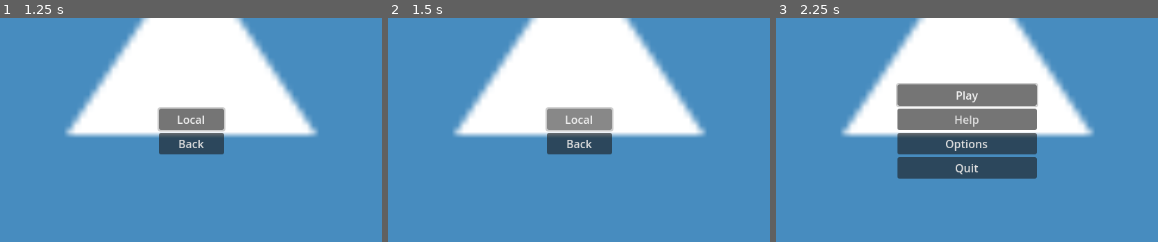
Above: before the commit, frames 1-3 (left to right).
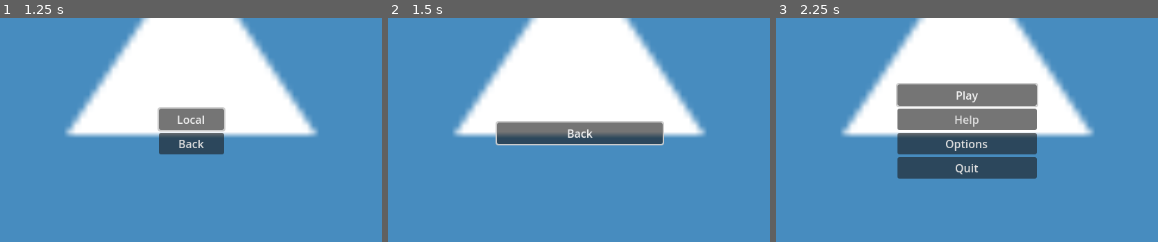
Above: after the commit, the same moments.

Repository: ConnNAND/GMTK-Jam-25
Game: Godot game, scene res://Menus/main_menu.tscn
The game is run twice, just before and just after one commit, with the same random seed, the same clock (stepped at 60 frames per second) and the same inputs. The engine's default icon, where the game draws it, is replaced by a stand-in: a white triangle on a blue panel in a dark square.
Inputs:
- Up to frame 1 (1.25 s): click "Play" at 0.5 s
- Up to frame 2 (1.5 s): click "Local" at 1.25 s
- Up to frame 3 (2.25 s): click "Back" at 2 s
The pictures show only the part of the screen within x 25-75%, y 27-77%; the shares and areas given below are measured in that part.

Frame 1 is identical in both runs. In frame 2, 5.4% of the frame differs, in the area x 28-73%, y 39-62%; in frame 3, nothing differs.

Commit message:
added more menu

Diff:
--- a/gmtk-jam-2025/Menus/Scripts/home_menu.gd
+++ b/gmtk-jam-2025/Menus/Scripts/home_menu.gd
@@ -41,3 +41,7 @@
 	$Options.visible = false
 	$MainMenu.visible = true
 	$MainMenu/Play.grab_focus()
+
+
+func _on_local_game_pressed() -> void:
+	get_tree().change_scene_to_file("res://Menus/character_select.tscn")
--- a/gmtk-jam-2025/Menus/Scripts/players_selection.gd
+++ b/gmtk-jam-2025/Menus/Scripts/players_selection.gd
@@ -2,11 +2,20 @@
 
 var players_entered = []
 @export var player_select:PackedScene
+@export var MainMenu:PackedScene
+
+func _ready() -> void:
+	$"../Back".grab_focus()
 
 func _unhandled_input(event: InputEvent) -> void:
 	if players_entered.find(event.device) == null and event is InputEventJoypadButton:
 		if event.button_index==JOY_BUTTON_START:
 			players_entered.append(event.device)
 			var temp = player_select.instantiate()
+			temp.player_id = event.device
 			add_child(temp)
 			columns = ceili(sqrt(players_entered.size()))
+
+
+func _on_back_pressed() -> void:
+	get_tree().change_scene_to_file("res://Menus/main_menu.tscn")
--- a/gmtk-jam-2025/Menus/character_select.tscn
+++ b/gmtk-jam-2025/Menus/character_select.tscn
@@ -1,7 +1,8 @@
-[gd_scene load_steps=3 format=3 uid="uid://dcdj1se40r3wv"]
+[gd_scene load_steps=4 format=3 uid="uid://dcdj1se40r3wv"]
 
 [ext_resource type="Texture2D" uid="uid://l2sos73kuk6q" path="res://icon.svg" id="1_5ipcs"]
 [ext_resource type="Script" uid="uid://djn53ol3pwg7c" path="res://Menus/Scripts/players_selection.gd" id="2_wicqc"]
+[ext_resource type="PackedScene" uid="uid://dfivfc2s87jok" path="res://Menus/main_menu.tscn" id="3_ot7gh"]
 
 [node name="CharacterSelect" type="Control"]
 layout_mode = 3
@@ -51,3 +52,10 @@
 [node name="PlayersSelection" type="GridContainer" parent="TextureRect/VBoxContainer"]
 layout_mode = 2
 script = ExtResource("2_wicqc")
+MainMenu = ExtResource("3_ot7gh")
+
+[node name="Back" type="Button" parent="TextureRect/VBoxContainer"]
+layout_mode = 2
+text = "Back"
+
+[connection signal="pressed" from="TextureRect/VBoxContainer/Back" to="TextureRect/VBoxContainer/PlayersSelection" method="_on_back_pressed"]
--- a/gmtk-jam-2025/Menus/main_menu.tscn
+++ b/gmtk-jam-2025/Menus/main_menu.tscn
@@ -132,6 +132,7 @@
 [connection signal="pressed" from="BackgroundImage/HomeMenu/MainMenu/Help" to="BackgroundImage/HomeMenu" method="_on_help_pressed"]
 [connection signal="pressed" from="BackgroundImage/HomeMenu/MainMenu/Options" to="BackgroundImage/HomeMenu" method="_on_options_pressed"]
 [connection signal="pressed" from="BackgroundImage/HomeMenu/MainMenu/Quit" to="BackgroundImage/HomeMenu" method="_on_quit_pressed"]
+[connection signal="pressed" from="BackgroundImage/HomeMenu/ModeSelect/LocalGame" to="BackgroundImage/HomeMenu" method="_on_local_game_pressed"]
 [connection signal="pressed" from="BackgroundImage/HomeMenu/ModeSelect/Back" to="BackgroundImage/HomeMenu" method="_modeselect_on_back_pressed"]
 [connection signal="pressed" from="BackgroundImage/HomeMenu/Help/Back" to="BackgroundImage/HomeMenu" method="_help_on_back_pressed"]
 [connection signal="pressed" from="BackgroundImage/HomeMenu/Options/Back" to="BackgroundImage/HomeMenu" method="_options_on_back_pressed"]
